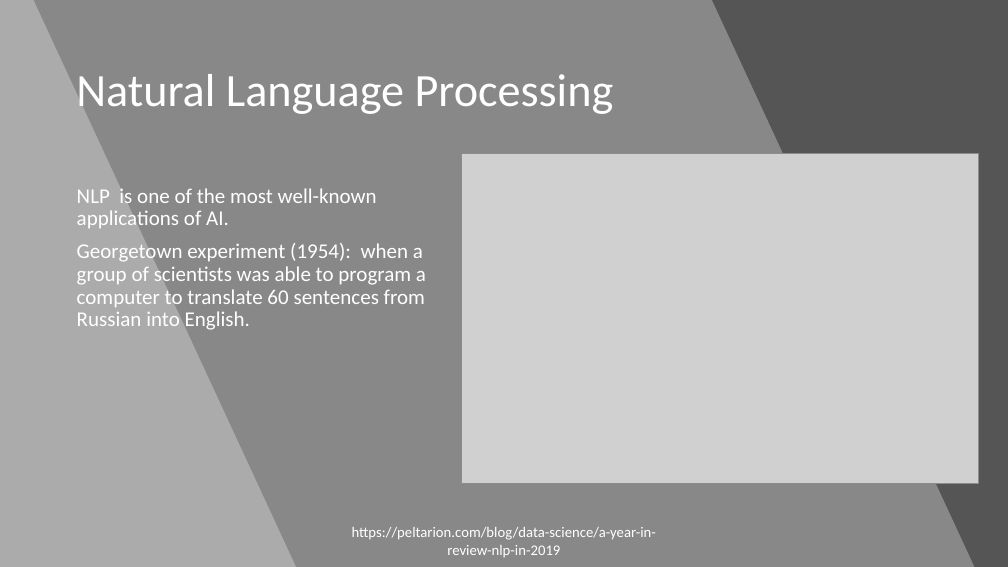
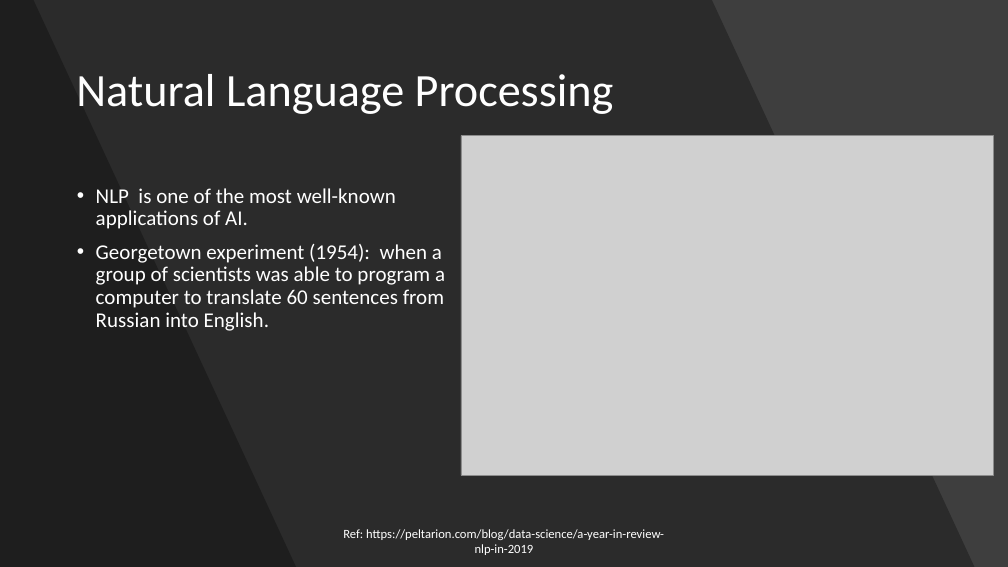
Before and after one commit to ravikg/deep-learning-nlp-kaggle-toxic-comment, a slide deck: slide 3 of ppt/workshop.pptx. Drawn at 1008x567 pixels with LibreOffice and Linux fonts; fonts in the diff are those of the drawing; grey boxes stand for pictures. Boxes give left, top, right and bottom in pixels: in the first picture for what was removed or moved away, otherwise in the second. Text is boxed around its words. In the diff, an @@ line names an element or a change of style, - is before the commit and + after.

Commit message:
fixing the ppt format and adding pdf version also

```diff
--- a/ppt/workshop.pptx
+++ b/ppt/workshop.pptx
@@ rectangle at (0, 0, 1008, 567): fill #FFFFFF at 9% opacity to #000000 at 9% opacity @@
@@ freeform shape at (0, 0, 975, 567): fill #FFFFFF at 30% opacity to #000000 at 30% opacity @@
@@ freeform shape at (0, 0, 296, 567): fill #FFFFFF at 30% opacity to #000000 at 30% opacity @@
@@ picture: place and size @@
-picture at (461, 154, 979, 484)
+picture at (461, 136, 994, 476)
@@ text "NLP is one of the ..." at (96, 188, 445, 331): bullet none to • @@
@@ text at (343, 529, 664, 555): text changed; size 14 to 12 pt @@
-https://peltarion.com/blog/data-science/a-year-in-review-nlp-in-2019
+Ref: https://peltarion.com/blog/data-science/a-year-in-review-nlp-in-2019
```
Also in this commit, not shown: 53 other slides changed, 2 other files.
